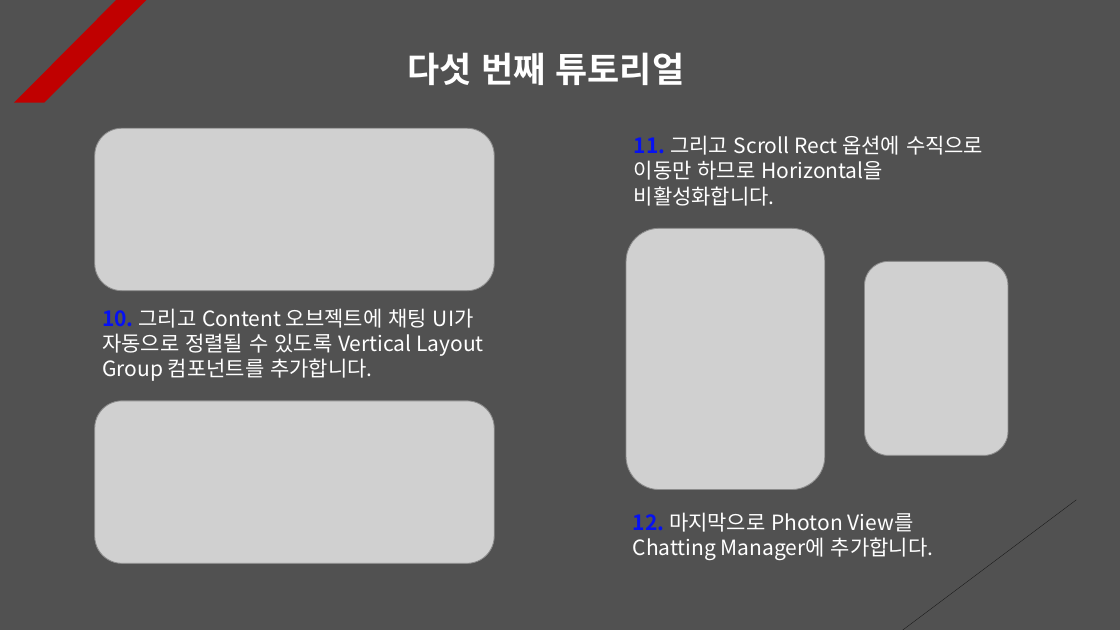
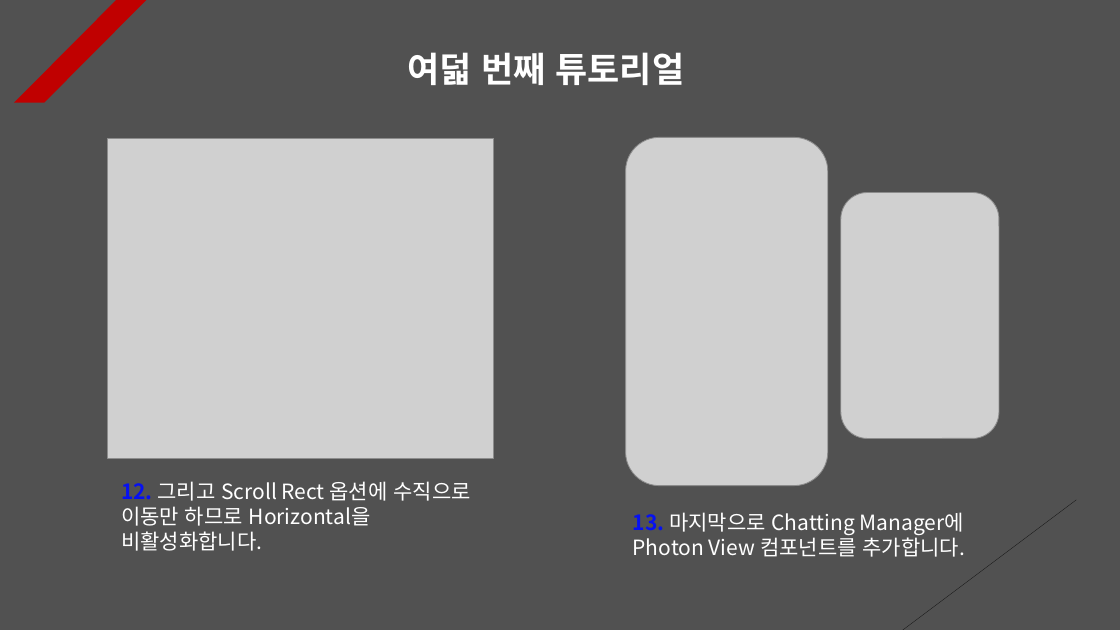
Before and after one commit to Unity2033/3D-UnityEngine, a slide deck: slide 9 of Assets/Class/Photon Server/PPT Data/Photon RPC.pptx. Drawn at 1120x630 pixels with LibreOffice and Linux fonts; fonts in the diff are those of the drawing; grey boxes stand for pictures. Boxes give left, top, right and bottom in pixels: in the first picture for what was removed or moved away, otherwise in the second. Text is boxed around its words. In the diff, an @@ line names an element or a change of style, - is before the commit and + after.

Commit message:
Photon RPC Tutorial Renewal
- Photon RPC Documentation Update

```diff
--- a/Assets/Class/Photon Server/PPT Data/Photon RPC.pptx
+++ b/Assets/Class/Photon Server/PPT Data/Photon RPC.pptx
@@ text at (407, 52, 684, 85): text changed @@
-다섯 번째 튜토리얼
+여덟 번째 튜토리얼
@@ picture removed at (95, 129, 495, 291) @@
@@ picture: place and size @@
-picture at (95, 401, 495, 563)
+picture at (108, 139, 493, 459)
@@ picture added at (626, 138, 828, 486) @@
@@ picture: place and size @@
-picture at (626, 229, 825, 490)
+picture at (841, 192, 999, 439)
@@ picture removed at (865, 261, 1008, 455) @@
@@ text removed at (102, 308, 483, 381) @@
-10. 그리고 Content 오브젝트에 채팅 UI가 자동으로 정렬될 수 있도록 Vertical Layout Group 컴포넌트를 추가합니다.
@@ text at (121, 481, 470, 551): text changed @@
-11. 그리고 Scroll Rect 옵션에 수직으로 이동만 하므로 Horizontal을 비활성화합니다.
+12. 그리고 Scroll Rect 옵션에 수직으로 이동만 하므로 Horizontal을 비활성화합니다.
@@ text at (633, 512, 965, 557): text changed @@
-12. 마지막으로 Photon View를 Chatting Manager에 추가합니다.
+13. 마지막으로 Chatting Manager에 Photon View 컴포넌트를 추가합니다.
```
Also in this commit, not shown: 8 other slides changed, 1 slide added, 2 other files.
